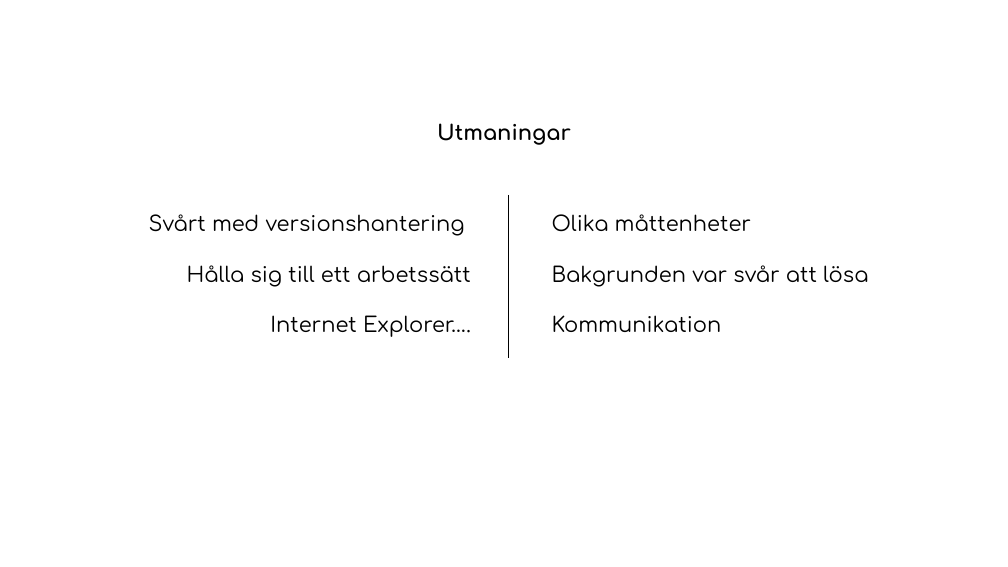
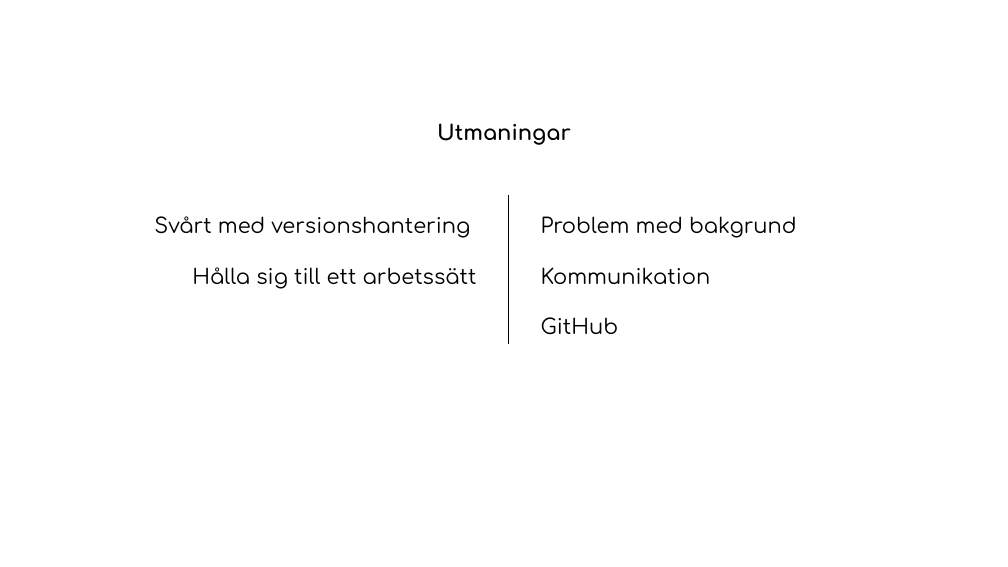
Before and after one commit to henrik-aq/Webknot, a slide deck: slide 8 of presentation/webknot.pptx (slide 6 before the commit). Drawn at 1008x567 pixels with LibreOffice and Linux fonts; fonts in the diff are those of the drawing. Boxes give left, top, right and bottom in pixels: in the first picture for what was removed or moved away, otherwise in the second. Text is boxed around its words. In the diff, an @@ line names an element or a change of style, - is before the commit and + after.

Commit message:
New presentation

```diff
--- a/presentation/webknot.pptx
+++ b/presentation/webknot.pptx
@@ line moved from (508, 195) - (508, 358) to (508, 195) - (508, 344) @@
@@ text "Problem med bakgrund": place and size @@
-text "Problem med bakgrund" at <box>552,214,868,332</box>
+text "Problem med bakgrund" at <box>541,216,797,335</box>
@@ text at <box>541,216,797,238</box>: text changed @@
-Olika måttenheter
-Bakgrunden var svår att lösa
+Problem med bakgrund
@@ text at <box>270,315,471,337</box>: paragraph removed @@
-Internet Explorer….
@@ text at <box>541,317,619,335</box>: paragraph added @@
+GitHub
```
Also in this commit, not shown: 1 other slide changed, 2 slides added, 1 other file.
